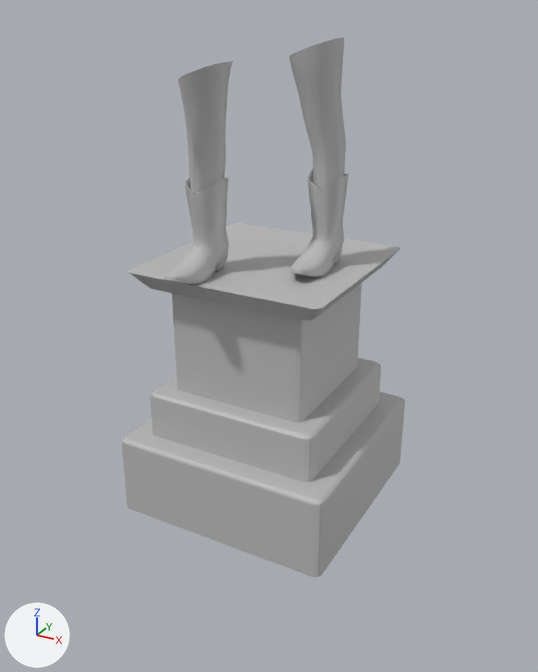
The FBX model Assets/MotherDuckLEVELS/Team006DemocraticRepublicOfQuack/Meshes/Hammer/Status Main.fbx as it was, and as the next commit left it.
The view is the same before and after, from a camera (50 mm lens) standing at (2.94, 2.26, 8.66) and looking at (0.13, 7.38, 6.1). The axes (+X, +Y, +Z) are drawn at lower left. The lights are the same throughout. Where no turn or scale is listed for an object, it has been applied to the vertices.

Names of what the first picture shows: 'Status_Main'.
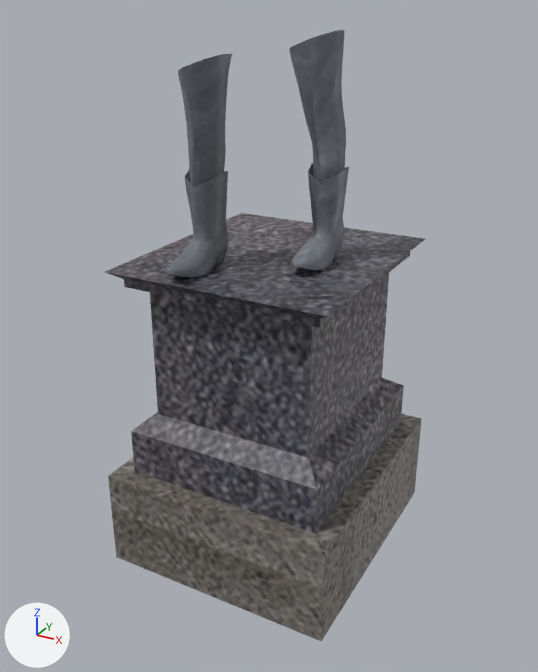
The change, as a list of edits to the scene's bpy script:
```text
Add img_status_main_texture_final_tga:
    img_status_main_texture_final_tga = load_image('Status Main Texture Final.tga', '../../Textures/Hammer/Status Main Texture Final.tga', 512, 512, 'sRGB')
Change mat_lambert1:
    remove mat_lambert1.base_color = (0.5, 0.5, 0.5)  # grey #bcbcbc
    add mat_lambert1.texture = img_status_main_texture_final_tga
Change me_mesh:
    used by ob_status_main; location = (0.09, 7.43, 6.5)
    remove me_mesh.from_pydata(...)  # 1124 vertices, 1069 faces; spans x -0.97..0.97, y -1.01..1.01, z -1.97..1.97
    add me_mesh.from_pydata(...)  # 992 vertices, 945 faces; spans x -1.03..1.03, y -1.13..1.13, z -2.22..2.22
    me_mesh part 1: the loose piece of 148 vertices spanning x -0.42..-0.01, y -0.75..-0.31, z 0.9..1.82 is moved by (-0.05, -0.05, 0.26)
    me_mesh part 2: the loose piece of 322 vertices spanning x -0.43..-0.13, y -1.01..-0.24, z 0.25..1.0 is moved by (-0.05, -0.05, 0.26)
    me_mesh part 3: the loose piece of 164 vertices spanning x 0.19..0.6, y -0.18..0.28, z 0.9..1.97 is moved by (-0.05, -0.05, 0.26)
    me_mesh part 4: the loose piece of 322 vertices spanning x 0.3..0.61, y -0.42..0.35, z 0.25..1.0 is moved by (-0.05, -0.05, 0.26)
    me_mesh part 5: the loose piece of 168 vertices spanning x -0.97..0.97, y -0.93..1.01, z -1.97..0.25 is rebuilt with 36 vertices and now spans x -1.03..1.03, y -1.13..1.13, z -2.22..0.5
Change ob_status_main:
    ob_status_main.location: (0.09, 7.43, 6.5) -> (0.13, 7.48, 6.3)
```

Changed parts and their boxes (x1, y1, x2, y2) in the pictures (538 x 672 px; the box of a moved part takes in the faces that stretch with it):
'Status_Main', surface changed, reshaped, moved (13% wider, 13% taller)
    before: (121, 38, 405, 577)
    after: (105, 30, 425, 641)
part 1 of me_mesh, moved or reshaped
    before: (178, 61, 233, 193)
    after: (178, 53, 233, 186)
part 2 of me_mesh, moved or reshaped
    before: (165, 176, 229, 284)
    after: (164, 171, 229, 277)
part 3 of me_mesh, moved or reshaped
    before: (289, 38, 346, 188)
    after: (289, 30, 346, 182)
part 4 of me_mesh, moved or reshaped
    before: (291, 170, 349, 277)
    after: (291, 163, 349, 270)
part 5 of me_mesh, rebuilt (13% wider, 21% taller)
    before: (121, 223, 405, 577)
    after: (105, 213, 425, 641)
